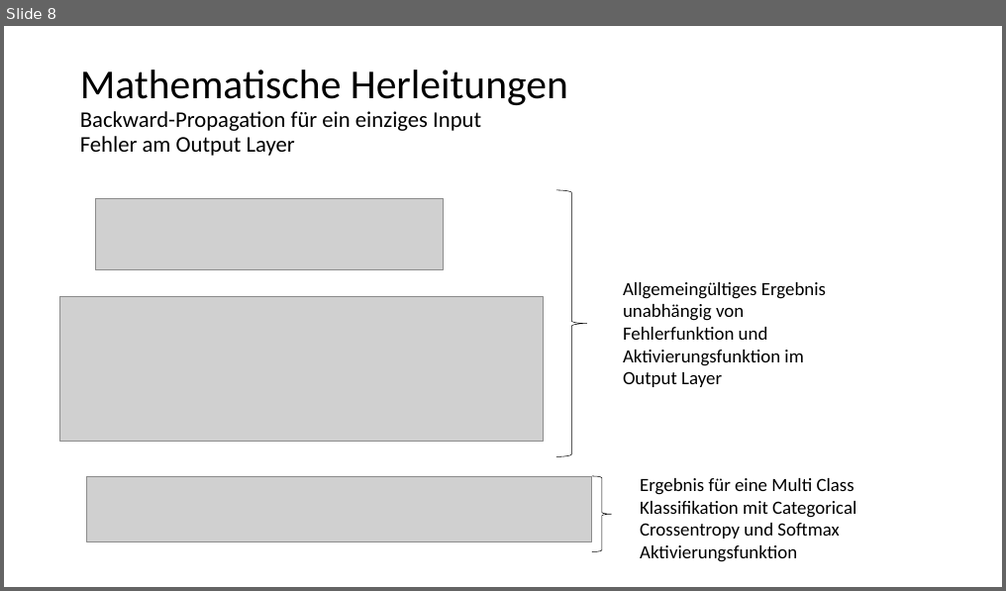
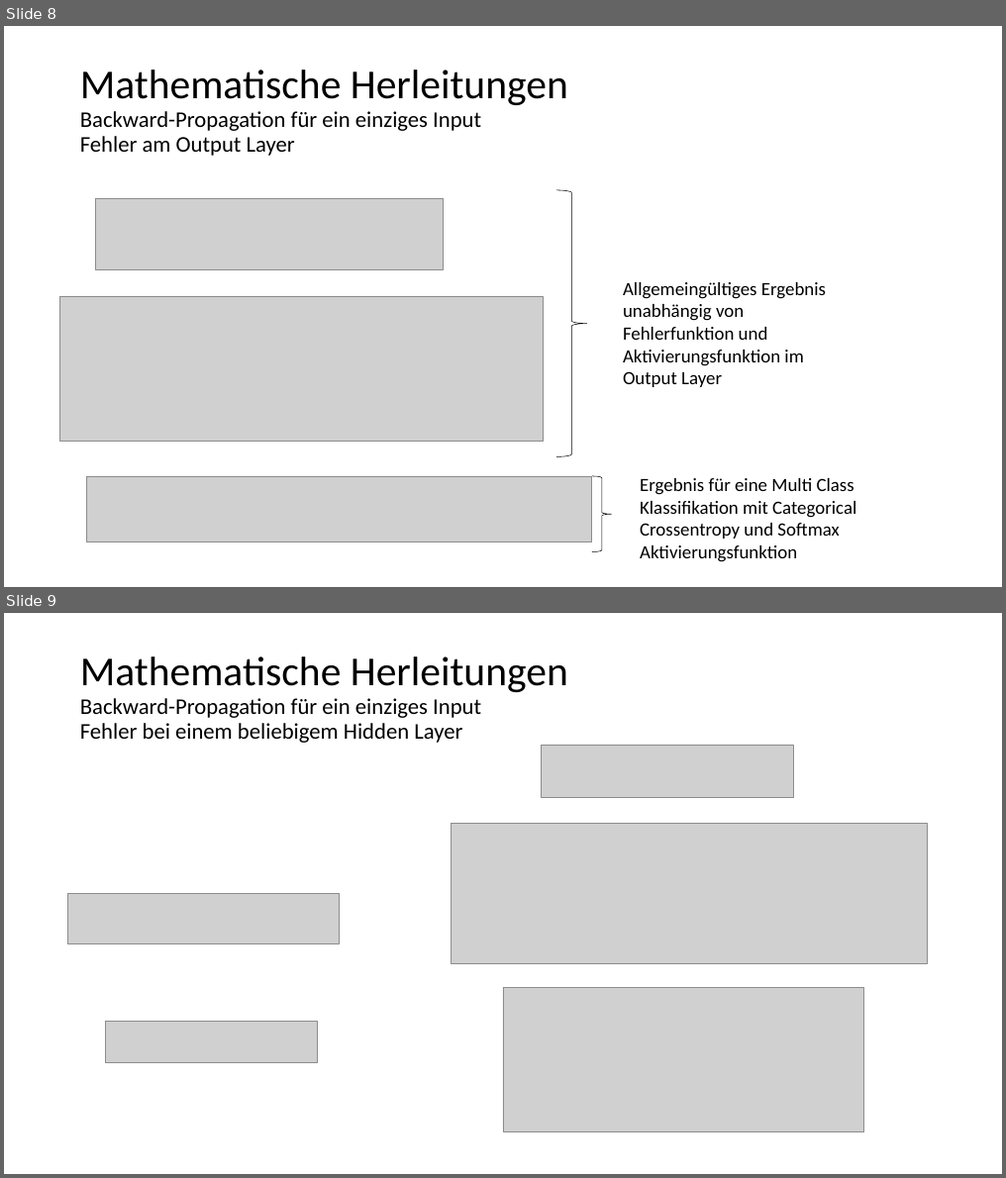
Before and after one commit to kevinsuedmersen/neural_networks_from_scratch, a slide deck: theory/submission/result_presentation.pptx. Shown one above the other, each under a label of ours: slide 8 before the commit, slides 8 and 9 after it. The pictures are 1006x591 and 1006x1178 pixels, drawn with LibreOffice and Linux fonts; fonts in the diff are those of the drawing; grey boxes stand for pictures. Boxes give left, top, right and bottom in pixels: in the first picture for what was removed or moved away, otherwise in the second. Text is boxed around its words. In the diff, an @@ line names an element or a change of style, - is before the commit and + after.

```diff
--- a/theory/submission/result_presentation.pptx
+++ b/theory/submission/result_presentation.pptx
@@ slide 9 added at [4,613,1002,1174], background #FFFFFF @@
@@ title added at [80,657,568,743], 21.6 pt, text #000000 @@
+Mathematische Herleitungen
+Backward-Propagation für ein einziges Input
+Fehler bei einem beliebigem Hidden Layer
@@ picture added at [542,745,793,798] @@
@@ picture added at [450,823,927,964] @@
@@ picture added at [67,894,339,945] @@
@@ picture added at [503,987,865,1133] @@
@@ picture added at [106,1021,317,1062] @@
```
Also in this commit, not shown: 4 other slides added.
